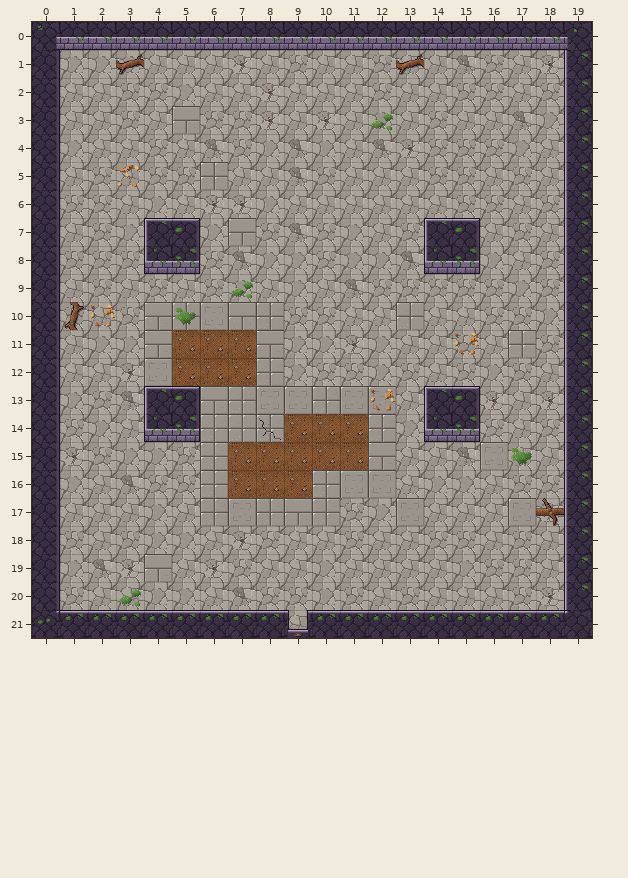
Tiled map, stored at maps/donjon1/salle_boss.tmx. The first picture shows the starting point.
Cells are 32x32 px. Shown: x 0..19, y 0..21. Tiles whose own drawing changed are shown in their newer look in all pictures.
After:
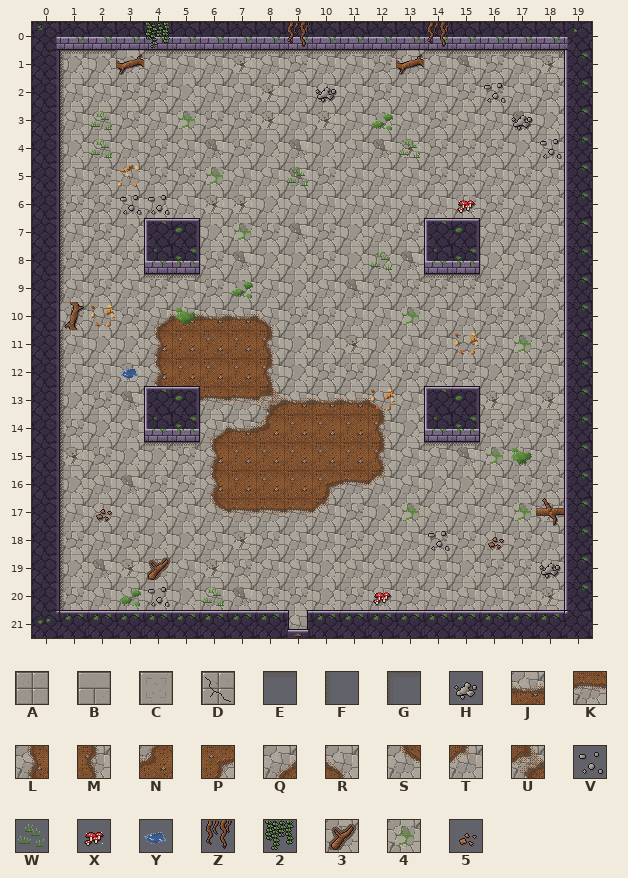
Key: from "temple_racines": A 0, B 1, C 2, D 3, E 12, F 13, G 14, H 15, J 48, K 49, L 50, M 51, N 52, P 55, Q 67, R 68, S 69, T 70, U 71, V 76, W 77, X 78, Y 79, Z 121, 2 122, 3 124, 4 125, 5 127.
_ is an empty cell.
Difference:
Layer "Sol":
Tile B becomes tile 3 in row 19 at x 4.
Tile A becomes tile 4 in row 5 at x 6; in row 10 at x 13; in row 11 at x 17.
Tile B becomes tile 4 in row 3 at x 5; in row 7 at x 7.
Tile C becomes tile 4 in row 15 at x 16; in row 17 at x 13 and 17.
Tile A becomes tile J in row 10 at x 5; in row 13 at x 10; in row 14 at x 7.
Tile B becomes tile J in row 10 at x 7.
Tile C becomes tile J in row 10 at x 6; in row 13 at x 9 and 11.
Tile A becomes tile K in row 13 at x 7; in row 17 at x 8.
Tile B becomes tile K in row 13 at x 6; in row 17 at x 9.
Tile C becomes tile K in row 16 at x 11; in row 17 at x 7.
Tile A becomes tile L in rows 15 to 16 at x 6.
Tile B becomes tile L in row 11 at x 4.
Tile C becomes tile L in row 12 at x 4.
Tile A becomes tile M in row 12 at x 8; in row 14 at x 12.
Tile B becomes tile M in row 11 at x 8; in row 15 at x 12.
Tile D becomes tile N in row 14 at x 8.
Tile A becomes tile P in row 16 at x 10.
Tile A becomes tile Q in row 14 at x 6.
Tile B becomes tile Q in row 10 at x 4.
Tile A becomes tile R in row 10 at x 8.
Tile C becomes tile R in row 13 at x 12.
Tile A becomes tile S in row 17 at x 6.
Tile A becomes tile T in row 17 at x 10.
Tile C becomes tile T in row 16 at x 12.
Tile C becomes tile U in row 13 at x 8.
Layer "Decor":
The author put tile 5 in row 17 at x 2; in row 18 at x 16.
The author put tile E in row 1 at x 2, 4 to 12 and 14 to 18; in row 9 at x 4 to 5 and 14 to 15; in row 15 at x 4 to 5 and 14 to 15.
The author put tile F in rows 2 to 9 at x 1; in rows 11 to 20 at x 1.
The author put tile G in row 1 at x 1.
The author put tile H in row 2 at x 10; in row 3 at x 17; in row 19 at x 18.
The author put tile V in row 2 at x 16; in row 4 at x 18; in row 6 at x 3 to 4; in row 18 at x 14; in row 20 at x 4.
The author put tile W in row 3 at x 2; in row 4 at x 2 and 13; in row 5 at x 9; in row 8 at x 12; in row 20 at x 6.
The author put tile X in row 6 at x 15; in row 20 at x 12.
The author put tile Y in row 12 at x 3.
Layer "Dessus":
The author put tile 2 in row 0 at x 4.
The author put tile Z in row 0 at x 9 and 14.
